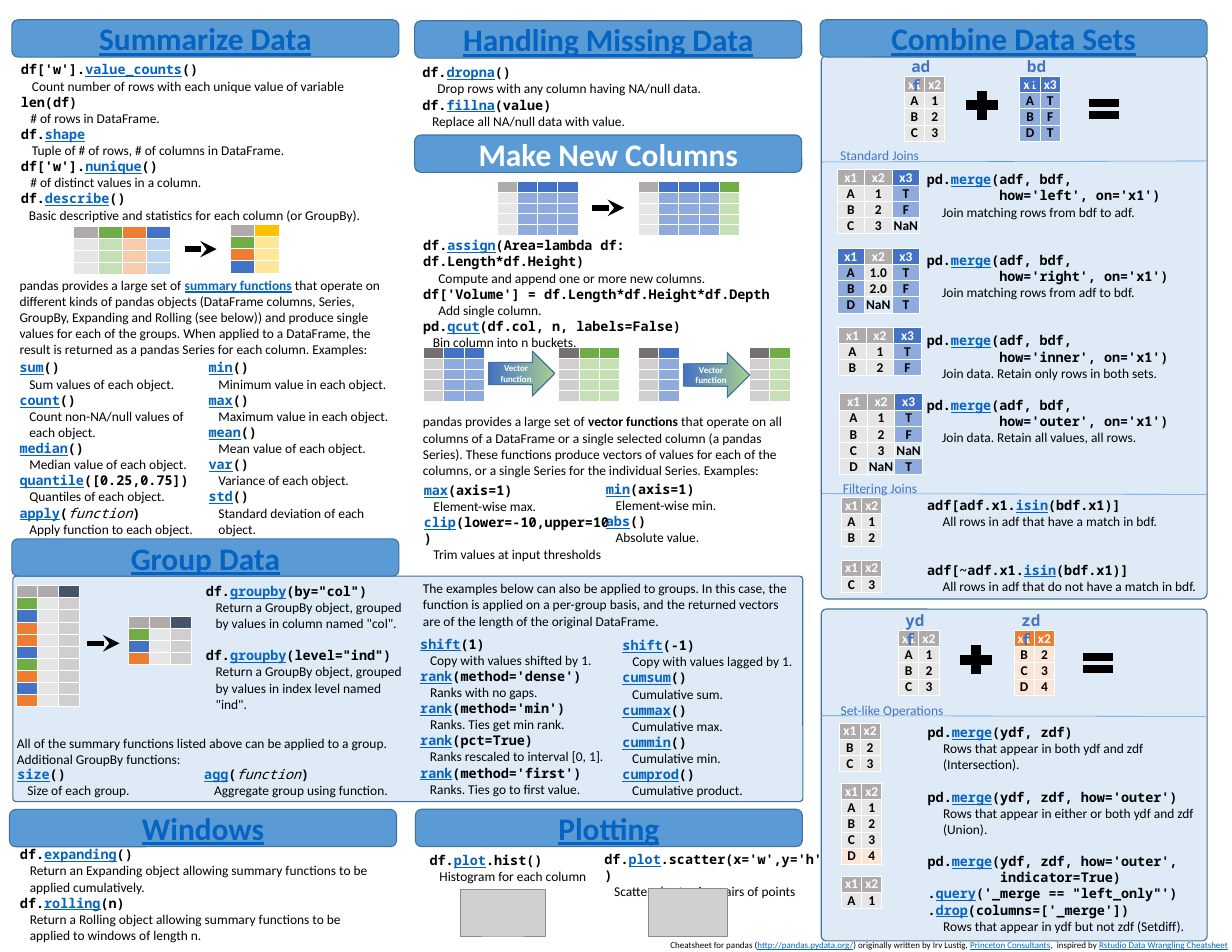
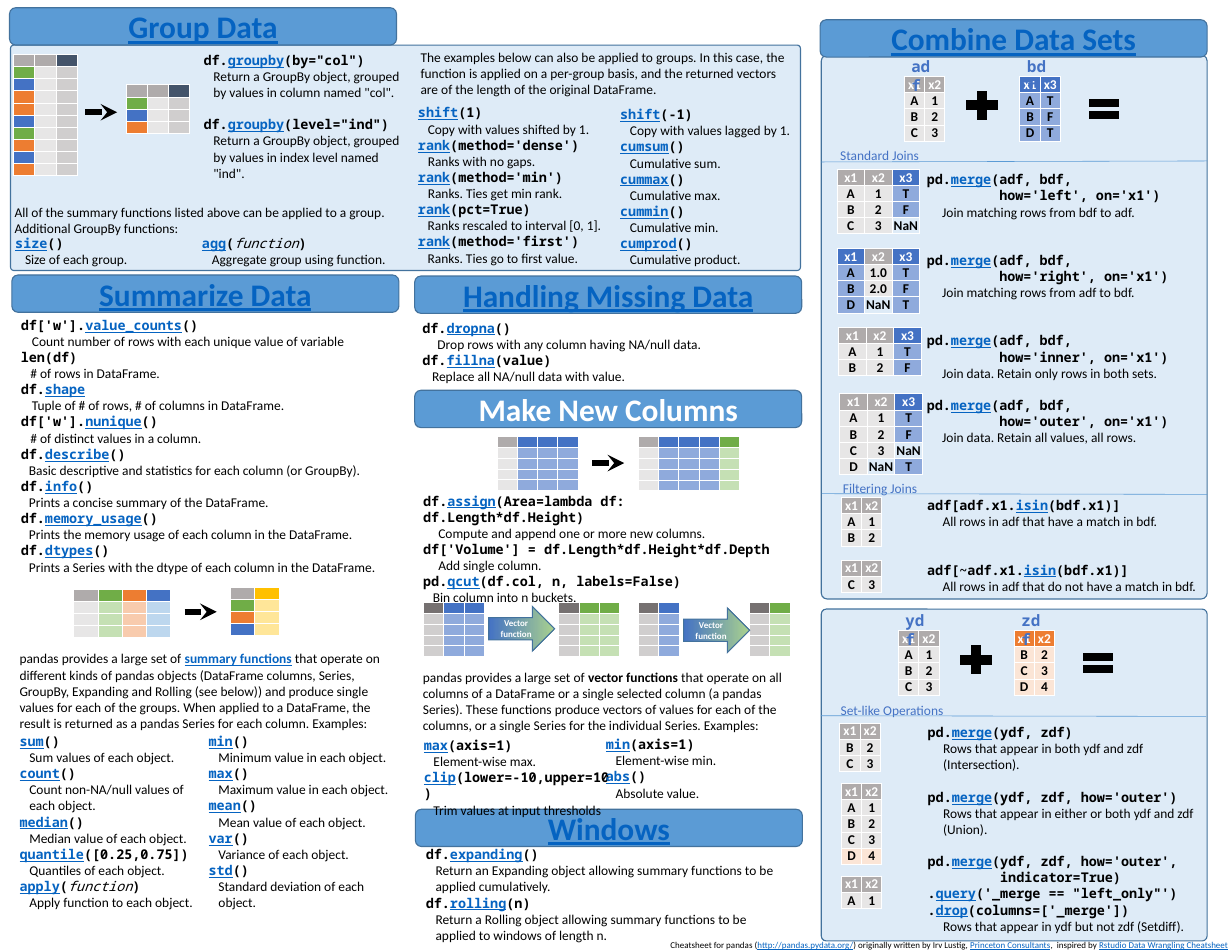
Before and after one commit to romnickmendozaramos-lab/transaction_data_processing, a slide deck: slide 2 of doc/cheatsheet/Pandas_Cheat_Sheet.pptx. Drawn at 1232x952 pixels with LibreOffice and Linux fonts; fonts in the diff are those of the drawing; grey boxes stand for pictures. Boxes give left, top, right and bottom in pixels: in the first picture for what was removed or moved away, otherwise in the second. Text is boxed around its words. In the diff, an @@ line names an element or a change of style, - is before the commit and + after.

Commit message:
DOC: update pandas cheat sheet with a third page (fixes #40680) (#61378)
* DOC: update pandas cheat sheet with a third page (fixes #50680)

* DOC: update cheat sheet based on review feedback (40680)

* DOC: 3rd draft: update cheat sheet (40680)

* Italicised 'option_name' and fixed the max_rows example

```diff
--- a/doc/cheatsheet/Pandas_Cheat_Sheet.pptx
+++ b/doc/cheatsheet/Pandas_Cheat_Sheet.pptx
@@ 5 texts, 2 tables, 1 rounded rectangle: place and size @@
-5 texts, 2 tables, 1 rounded rectangle at [12,539,792,798]
+5 texts, 2 tables, 1 rounded rectangle at [10,8,790,267]
@@ 2 texts, 1 rounded rectangle, 1 arrow: place and size @@
-2 texts, 1 rounded rectangle, 1 arrow at [13,576,803,802]
+2 texts, 1 rounded rectangle, 1 arrow at [10,45,801,271]
@@ table removed at [639,181,739,235], 5 rows, 5 columns @@
- |  |  |  | 
- |  |  |  | 
- |  |  |  | 
- |  |  |  | 
- |  |  |  | 
@@ text "df['w'].value_counts()": place and size @@
-text "df['w'].value_counts()" at [21,63,360,222]
+text "df['w'].value_counts()" at [21,319,375,574]
@@ table at [497,437,577,491] @@
+column 4:  |  |  |  | 
@@ table: place and size @@
-table at [559,348,619,402]
+table at [497,437,577,491]
@@ table at [639,437,739,491] @@
+column 3:  |  |  |  | 
+column 4:  |  |  |  | 
+column 5:  |  |  |  | 
@@ table: place and size @@
-table at [639,348,679,402]
+table at [639,437,739,491]
@@ arrow moved from (185, 249) - (217, 249) to (592, 464) - (624, 464) @@
@@ text at [21,480,375,574]: paragraphs added @@
+df.info()
+Prints a concise summary of the DataFrame.
+df.memory_usage()
+Prints the memory usage of each column in the DataFrame.
+df.dtypes()
+Prints a Series with the dtype of each column in the DataFrame.
@@ table: place and size @@
-table at [74,227,171,275]
+table at [74,589,171,638]
@@ table: place and size @@
-table at [231,225,279,273]
+table at [231,588,279,636]
@@ arrow moved from (592, 208) - (624, 208) to (185, 612) - (217, 612) @@
@@ table at [559,603,619,657] @@
-column 4:  |  |  |  | 
@@ table: place and size @@
-table at [497,181,577,235]
+table at [559,603,619,657]
@@ table added at [639,603,679,657], 5 rows, 2 columns @@
+ | 
+ | 
+ | 
+ | 
+ | 
@@ 5 texts, 3 rounded rectangles, 2 right arrows, 2 tables: place and size @@
-5 texts, 3 rounded rectangles, 2 right arrows, 2 tables at [12,20,801,561]
+5 texts, 3 rounded rectangles, 2 right arrows, 2 tables at [12,275,801,817]
@@ 3 texts: place and size @@
-3 texts at [20,280,389,537]
+3 texts at [20,653,389,910]
@@ rounded rectangle "Windows": place and size @@
-rounded rectangle "Windows" at [10,810,397,847]
+rounded rectangle "Windows" at [415,810,802,847]
@@ rounded rectangle removed at [415,810,802,847] @@
-Plotting
@@ text "df.expanding()": place and size @@
-text "df.expanding()" at [20,846,368,943]
+text "df.expanding()" at [426,846,773,943]
@@ text removed at [430,854,587,884] @@
-df.plot.hist()
-Histogram for each column
@@ text removed at [604,851,822,900] @@
-df.plot.scatter(x='w',y='h')
-Scatter chart using pairs of points
@@ picture removed at [460,889,545,936] @@
@@ picture removed at [648,889,727,936] @@
```
Also in this commit, not shown: 1 other slide changed, 1 slide added, 2 other files.
